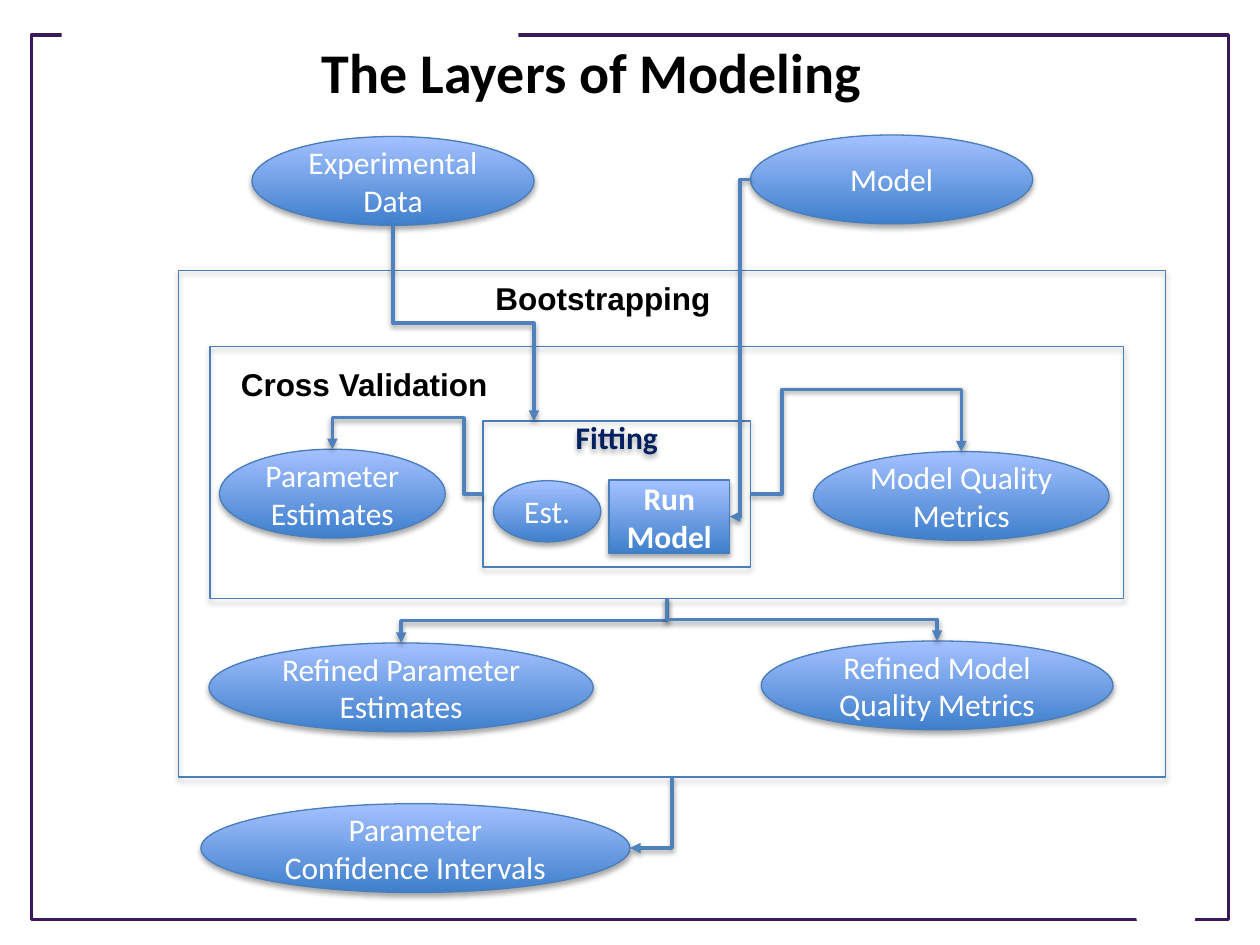
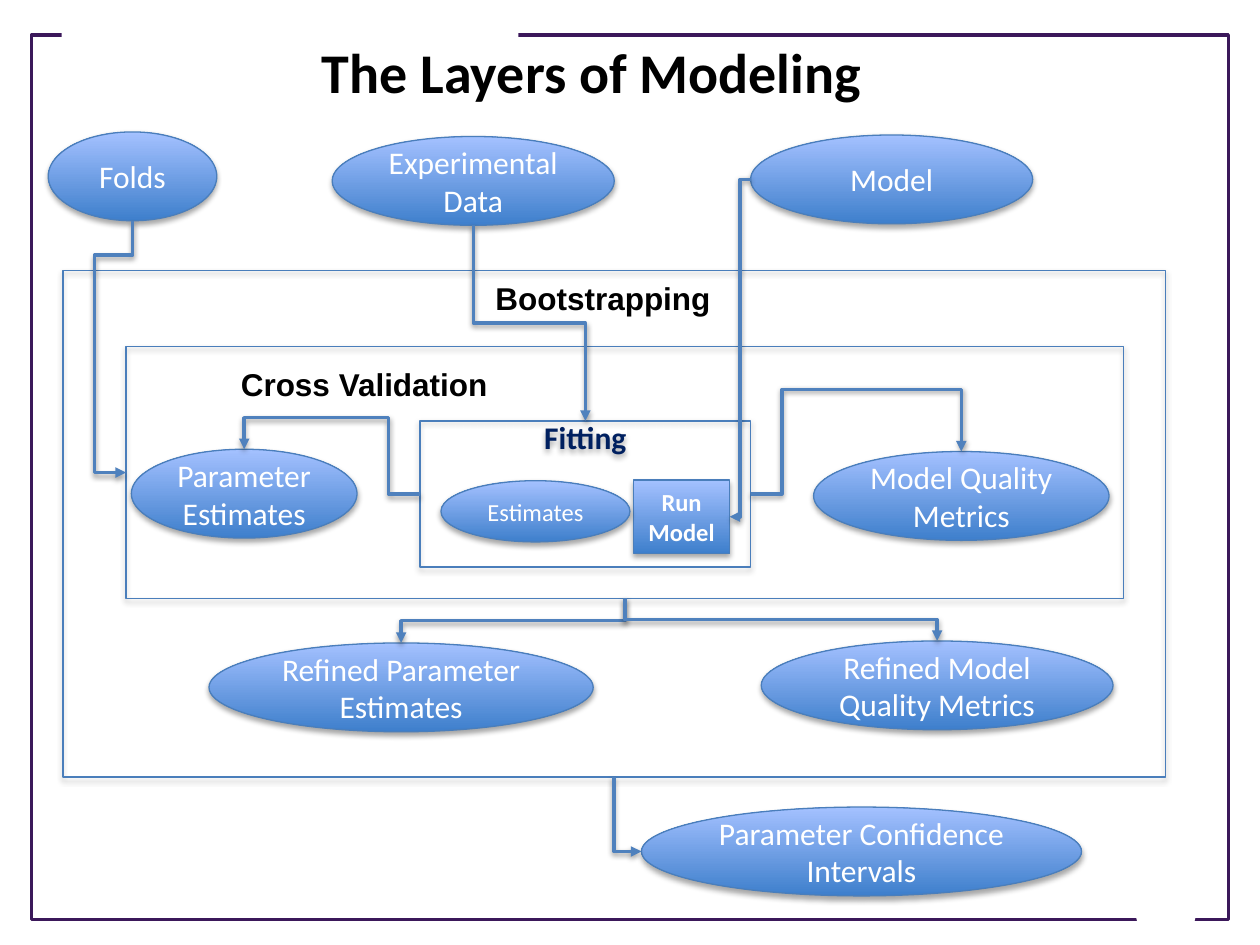
Before and after one commit to ModelEngineering/advancing-biomedical-models, a slide deck: slide 3 of lectures/lecture_10/Lecture_10_Cross_Validation_and_Software_Engineering.pptx. Drawn at 1260x945 pixels with LibreOffice and Linux fonts; fonts in the diff are those of the drawing; background and template pictures are left out. Boxes give left, top, right and bottom in pixels: in the first picture for what was removed or moved away, otherwise in the second. Text is boxed around its words. In the diff, an @@ line names an element or a change of style, - is before the commit and + after.

Commit message:
Updated slides

```diff
--- a/lectures/lecture_10/Lecture_10_Cross_Validation_and_Software_Engineering.pptx
+++ b/lectures/lecture_10/Lecture_10_Cross_Validation_and_Software_Engineering.pptx
@@ ellipse added at (48,132,217,222), fill gradient #3F80CE to #A4C4FF, outline #4B7EBC 0.75 pt, 18 pt, text #FFFFFF @@
+Folds
@@ ellipse "Experimental": place and size @@
-ellipse "Experimental" at (252,136,534,226)
+ellipse "Experimental" at (333,136,615,226)
@@ elbow arrow added from (132, 220) to (126, 472), #4F81BD 2 pt @@
@@ elbow arrow moved from (393, 226) - (534, 421) to (474, 226) - (586, 421) @@
@@ rectangle: place and size @@
-rectangle at (179,271,1166,777)
+rectangle at (63,271,1166,777)
@@ rectangle: place and size @@
-rectangle at (210,346,1124,598)
+rectangle at (126,346,1124,598)
@@ elbow arrow moved from (483, 494) - (333, 450) to (420, 494) - (244, 450) @@
@@ rectangle "Fitting": place and size @@
-rectangle "Fitting" at (483,421,750,567)
+rectangle "Fitting" at (420,421,750,567)
@@ ellipse "Parameter Estimates": place and size @@
-ellipse "Parameter Estimates" at (219,450,445,539)
+ellipse "Parameter Estimates" at (131,450,357,539)
@@ ellipse "Estimates": place and size @@
-ellipse "Estimates" at (494,481,601,543)
+ellipse "Estimates" at (441,481,630,543)
@@ text in ellipse at (487,504,583,521): text changed; size 18 to 14 pt @@
-Est.
+Estimates
@@ rectangle "Run": place and size @@
-rectangle "Run" at (609,480,730,553)
+rectangle "Run" at (634,480,730,553)
@@ rectangle "Run" at (634,480,730,553): size 18 to 14 pt @@
@@ elbow arrow moved from (667, 598) - (401, 643) to (625, 598) - (401, 643) @@
@@ elbow arrow moved from (667, 598) - (937, 641) to (625, 598) - (937, 641) @@
@@ elbow arrow moved from (672, 777) - (630, 848) to (615, 777) - (641, 852) @@
@@ ellipse "Parameter Confidence Intervals": place and size @@
-ellipse "Parameter Confidence Intervals" at (200,804,630,893)
+ellipse "Parameter Confidence Intervals" at (641,808,1081,897)
```
Also in this commit, not shown: 4 other slides changed.
